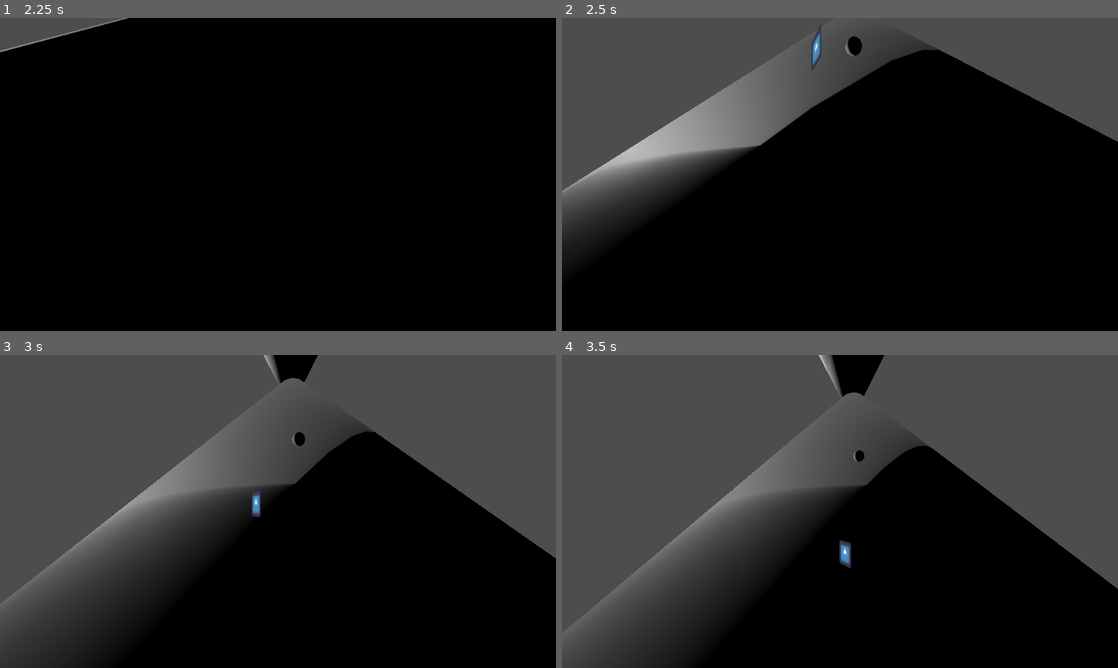
Above: before the commit, frames 1-4 (two rows, left to right).
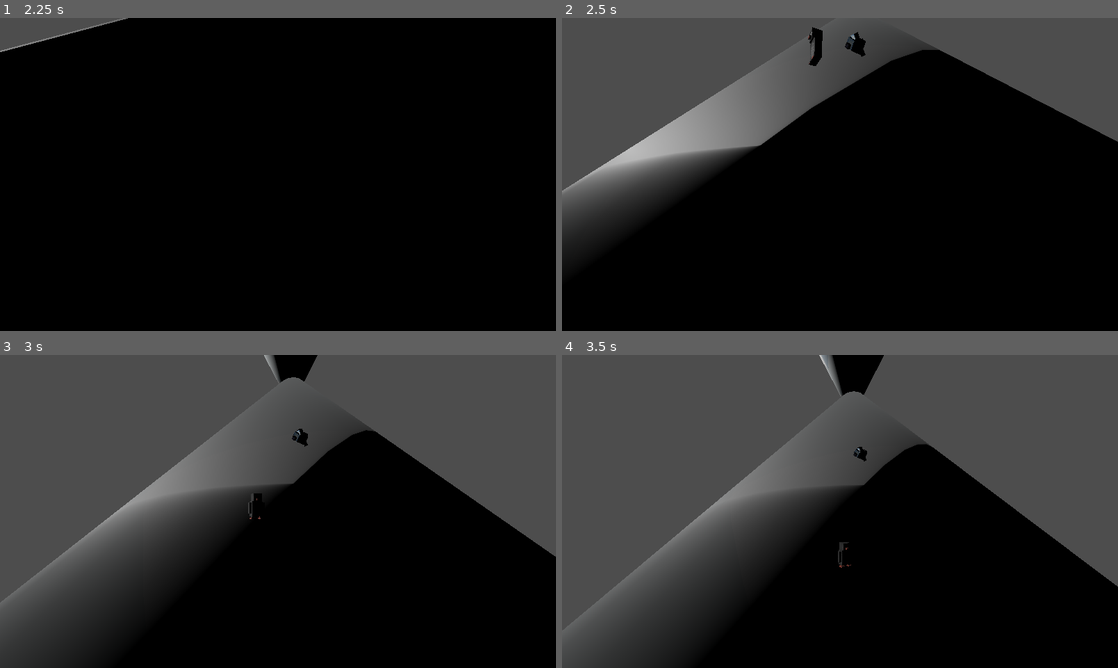
Above: after the commit, the same moments.

Repository: CodingBigTime/pencil-chisel-code-2023
Game: Godot game, scene res://scenes/main_menu.tscn
The game is run twice, just before and just after one commit, with the same random seed, the same clock (stepped at 60 frames per second) and the same inputs. The engine's default icon, where the game draws it, is replaced by a stand-in: a white triangle on a blue panel in a dark square.
Inputs (mouse positions are in pixels of both pictures, inside the frame that each line leads up to):
- Up to frame 1 (2.25 s): click (66, 155) at 0.5 s; tap Enter (ui_accept) at 1.25, 1.35, 1.52, 1.82, 2.1 s; hold D (right) 1.28-2.03 s; hold S (down) from 2.03 s (still down)
- Up to frame 2 (2.5 s): keep holding S (down); tap Enter (ui_accept) at 2.27 s
- Up to frame 3 (3 s): tap Enter (ui_accept) at 2.57, 2.85 s; release S (down) at 2.78 s; hold D (right) from 2.78 s (still down)
- Up to frame 4 (3.5 s): keep holding D (right)

Frame 1 is identical in both runs. In frame 2, 0.4% of the frame differs, in the area x 44-55%, y 2-17%; in frame 3, 0.6%; in frame 4, 0.8%, in the area x 2-100%, y 0-85%.

Commit message:
Add glacier + pingu. (+ pingu rotation.)

Diff:
--- a/actors/player.gd
+++ b/actors/player.gd
@@ -8,27 +8,29 @@
 # Get the gravity from the project settings to be synced with RigidBody nodes.
 var gravity = ProjectSettings.get_setting("physics/3d/default_gravity")
 
-
 func _physics_process(delta):
 	# Add the gravity.
 	if not is_on_floor():
 		velocity.y -= gravity * delta
 
-	# Handle Jump.
-	# if Input.is_action_just_pressed("ui_accept") and is_on_floor():
-	# 	velocity.y = JUMP_VELOCITY
+	# Get the input direction and handle the movement/deceleration.
+	var input_dir = Input.get_vector("left", "right", "up", "down")
+	var direction = Vector3(input_dir.x, 0, input_dir.y)
 
-	# Get the input direction and handle the movement/deceleration.
-	# As good practice, you should replace UI actions with custom gameplay actions.
-	var input_dir = Input.get_vector("left", "right", "up", "down")
-	var direction = (transform.basis * Vector3(input_dir.x, 0, input_dir.y)).normalized()
-	if direction:
+	# Rotate to face moving direction
+	if direction.length() > 0:
+		direction = direction.normalized()
+		look_at(global_transform.origin + direction, Vector3.UP)
+
+	# Handle movement
+	if direction.length() > 0:
 		velocity.x = direction.x * SPEED
 		velocity.z = direction.z * SPEED
 	else:
-		velocity.x = move_toward(velocity.x, 0, SPEED)
-		velocity.z = move_toward(velocity.z, 0, SPEED)
+		velocity.x = lerp(velocity.x, 0.0, 0.1)
+		velocity.z = lerp(velocity.z, 0.0, 0.1)
 
+	# Move and slide
 	move_and_slide()
 
 	# Handle collision
--- a/actors/player.tscn
+++ b/actors/player.tscn
@@ -1,19 +1,19 @@
 [gd_scene load_steps=4 format=3 uid="uid://cup6i73gp2txa"]
 
 [ext_resource type="Script" path="res://actors/player.gd" id="1_fkmfk"]
-[ext_resource type="Texture2D" uid="uid://bhmammli76lac" path="res://icon.svg" id="2_knmi1"]
+[ext_resource type="PackedScene" uid="uid://3630s2wnw678" path="res://assets/pingu.gltf" id="2_gi514"]
 
 [sub_resource type="CapsuleShape3D" id="CapsuleShape3D_2uu0y"]
-radius = 0.490345
-height = 1.89598
+radius = 0.379941
+height = 1.43327
 
 [node name="Player" type="CharacterBody3D" groups=["player"]]
 transform = Transform3D(1, 0, 0, 0, 1, 0, 0, 0, 1, 0, 1.11478, 0)
 script = ExtResource("1_fkmfk")
 
-[node name="Sprite3D" type="Sprite3D" parent="."]
-transform = Transform3D(1, 0, 0, 0, 1, 1.74846e-07, 0, -1.74846e-07, 1, 0, 0, 0)
-texture = ExtResource("2_knmi1")
+[node name="pingu" parent="." instance=ExtResource("2_gi514")]
+transform = Transform3D(1, 0, 0, 0, 1, 0, 0, 0, 1, 0, -0.546664, 0.150256)
 
 [node name="CollisionShape3D" type="CollisionShape3D" parent="."]
+transform = Transform3D(1, 0, 0, 0, 1, 0, 0, 0, 1, 0.00617766, 0.0308895, 0)
 shape = SubResource("CapsuleShape3D_2uu0y")
--- a/objects/glacier.tscn
+++ b/objects/glacier.tscn
@@ -1,8 +1,10 @@
-[gd_scene load_steps=3 format=3 uid="uid://bxmjjpfslwi3x"]
+[gd_scene load_steps=4 format=3 uid="uid://bxmjjpfslwi3x"]
 
 [ext_resource type="Script" path="res://objects/glacier.gd" id="1_wim78"]
+[ext_resource type="PackedScene" uid="uid://ckyy8a370r2a4" path="res://assets/glacier.gltf" id="2_0je6o"]
 
 [sub_resource type="SphereShape3D" id="SphereShape3D_pvu2j"]
+radius = 0.583855
 
 [node name="Glacier" type="Node3D"]
 script = ExtResource("1_wim78")
@@ -10,7 +12,8 @@
 [node name="RigidBody3D" type="RigidBody3D" parent="." groups=["weapon"]]
 gravity_scale = 2.66454e-15
 
-[node name="CSGSphere3D" type="CSGSphere3D" parent="RigidBody3D"]
+[node name="CollisionShape3D" type="CollisionShape3D" parent="RigidBody3D"]
+transform = Transform3D(1, 0, 0, 0, 1, 0, 0, 0, 1, -0.021719, 0.2617, 0.0124031)
+shape = SubResource("SphereShape3D_pvu2j")
 
-[node name="CollisionShape3D" type="CollisionShape3D" parent="RigidBody3D"]
-shape = SubResource("SphereShape3D_pvu2j")
+[node name="glacier" parent="RigidBody3D" instance=ExtResource("2_0je6o")]
--- a/scenes/main.tscn
+++ b/scenes/main.tscn
@@ -24,4 +24,4 @@
 transform = Transform3D(-2, 3.01992e-07, 0, -3.01992e-07, -2, 0, 0, 0, 2, 5.31634, 170.221, 0.161701)
 
 [node name="Glacier" parent="." instance=ExtResource("4_f4xd1")]
-transform = Transform3D(1, 0, 0, 0, 1, 0, 0, 0, 1, 19.2948, 129.695, 8.14721)
+transform = Transform3D(0.627148, 0.7789, 0, -0.7789, 0.627148, 0, 0, 0, 1, 19.2948, 129.695, 8.14721)
Not shown, added: assets/glacier.gltf
Not shown, added: assets/glacier.gltf.import
Binary file added: assets/glacier_0.png
Not shown, added: assets/glacier_0.png.import
Binary file added: assets/glacier_1.png
Not shown, added: assets/glacier_1.png.import
Not shown, added: assets/pingu.gltf
Not shown, added: assets/pingu.gltf.import
Binary file added: assets/pingu_0.png
Not shown, added: assets/pingu_0.png.import
Not shown: 1 places in scenes/main.tscn that only renumber resources
